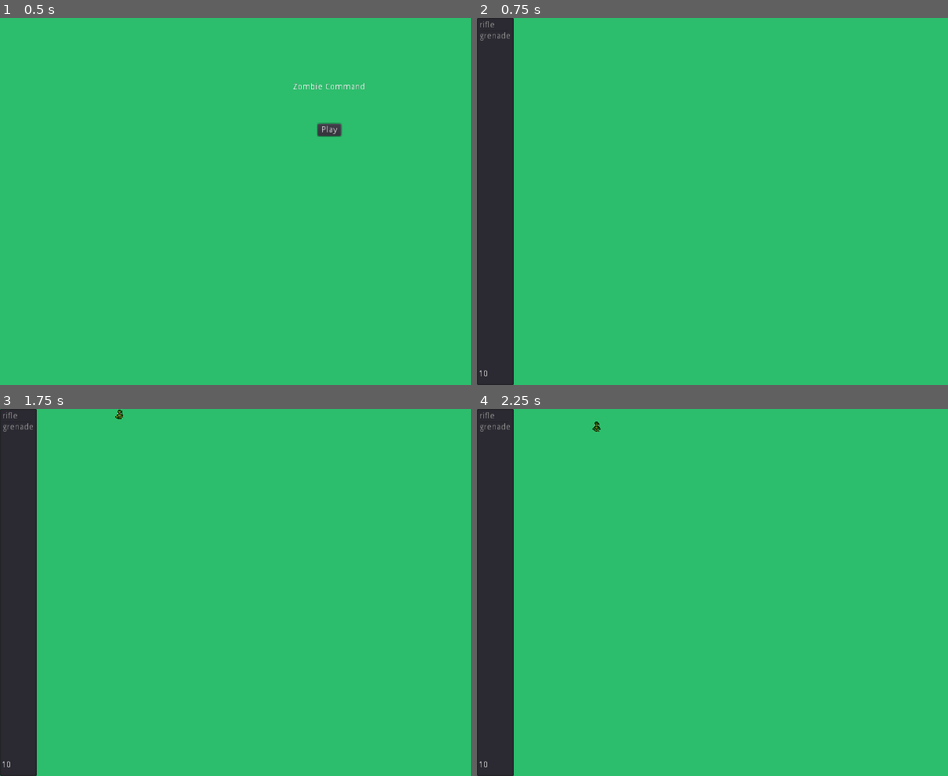
Above: before the commit, frames 1-4 (two rows, left to right).
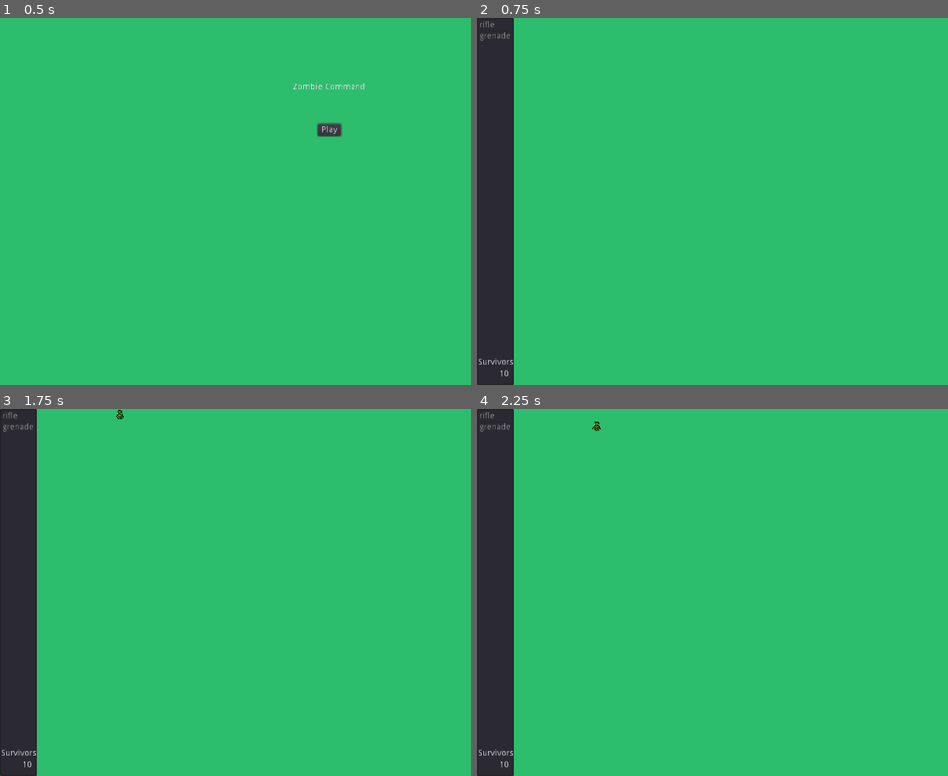
Above: after the commit, the same moments.

Repository: StarboySean/ZombieCommand
Game: Godot game, scene res://Source/Main.tscn
Same seed, same stepped clock (60 frames per second), same inputs: the game is played once before the commit and once after it. Sound files missing from this copy of the repository are replaced by a short silence.
Inputs (mouse positions are in pixels of both pictures, inside the frame that each line leads up to):
- Up to frame 1 (0.5 s): no input
- Up to frame 2 (0.75 s): click "Play" at 0.5 s
- Up to frame 3 (1.75 s): tap Enter at 1.25 s; move the mouse to (452, 574) at 1.27 s; press the mouse at (452, 574) at 1.28 s
- Up to frame 4 (2.25 s): tap Space at 2 s; move the mouse to (665, 610) at 2.02 s; release the mouse at (665, 610) at 2.03 s; click (665, 610) at 2.1 s

Frame 1 is identical in both runs. In frame 2, less than 0.1% of the frame differs, in the area x 0-8%, y 92-98%; in frame 3, less than 0.1%; in frame 4, 0.1%, in the area x 0-27%, y 3-98%.

Commit message:
difficulty curve

Diff:
--- a/Source/BaseZombie.gd
+++ b/Source/BaseZombie.gd
@@ -45,5 +45,6 @@
 
 
 func _on_VisibilityNotifier2D_screen_exited():
-	emit_signal("win")
+	if alive:
+		emit_signal("win")
 	queue_free()
--- a/Source/BaseZombie.tscn
+++ b/Source/BaseZombie.tscn
@@ -37,6 +37,7 @@
 [node name="AnimatedSprite" type="AnimatedSprite" parent="."]
 frames = SubResource( 5 )
 animation = "Walk"
+frame = 2
 playing = true
 
 [node name="CollisionShape2D" type="CollisionShape2D" parent="."]
--- a/Source/Game.gd
+++ b/Source/Game.gd
@@ -3,13 +3,14 @@
 export var starting_lives := 10
 var Zombie0 = preload("res://Source/Zombie-0.tscn")
 func _ready():
-	 $Lives.text = str(starting_lives)
+	 $SurvivorCount.text = str(starting_lives)
 
 func _on_Spawner_timeout():
 	var zombie0 = Zombie0.instance()
 	zombie0.offset = $Weapons.rect_size.x
 	zombie0.connect("win", self, "_on_zombie_win")
 	add_child(zombie0)
+	$Spawner.wait_time *= 0.99
 
 
 func _on_Weapons_rifle(at):
@@ -21,6 +22,8 @@
 	$Rifle/AudioStreamPlayer.play()
 
 func _on_zombie_win():
-	var lives := int($Lives.text)
+	var lives := int($SurvivorCount.text)
 	lives -= 1
-	$Lives.text = str(lives)
+	$SurvivorCount.text = str(lives)
+	if not lives:
+		get_tree().change_scene("res://Source/GameOver.tscn")
--- a/Source/Game.tscn
+++ b/Source/Game.tscn
@@ -20,11 +20,23 @@
 [node name="AudioStreamPlayer" type="AudioStreamPlayer" parent="Rifle"]
 stream = ExtResource( 3 )
 
-[node name="Lives" type="Label" parent="."]
-margin_left = 2.11894
+[node name="SurvivorCount" type="Label" parent="."]
+margin_left = 12.7136
 margin_top = 575.289
-margin_right = 42.1189
+margin_right = 52.7135
 margin_bottom = 589.289
+text = "10"
+align = 2
+__meta__ = {
+"_edit_use_anchors_": false
+}
+
+[node name="Survivors" type="Label" parent="."]
+margin_left = 2.11893
+margin_top = 556.218
+margin_right = 60.1189
+margin_bottom = 570.218
+text = "Survivors"
 __meta__ = {
 "_edit_use_anchors_": false
 }
--- /dev/null
+++ b/Source/GameOver.gd
@@ -0,0 +1,20 @@
+extends Node2D
+
+
+# Declare member variables here. Examples:
+# var a = 2
+# var b = "text"
+
+
+# Called when the node enters the scene tree for the first time.
+func _ready():
+	pass # Replace with function body.
+
+
+# Called every frame. 'delta' is the elapsed time since the previous frame.
+#func _process(delta):
+#	pass
+
+
+func _on_Button_pressed():
+	get_tree().change_scene("res://Source/Game.tscn")
--- /dev/null
+++ b/Source/GameOver.tscn
@@ -0,0 +1,28 @@
+[gd_scene load_steps=2 format=2]
+
+[ext_resource path="res://Source/GameOver.gd" type="Script" id=1]
+
+[node name="GameOver" type="Node2D"]
+script = ExtResource( 1 )
+
+[node name="Header" type="Label" parent="."]
+margin_left = 492.651
+margin_top = 126.076
+margin_right = 565.651
+margin_bottom = 140.076
+text = "Game Over"
+__meta__ = {
+"_edit_use_anchors_": false
+}
+
+[node name="Button" type="Button" parent="."]
+margin_left = 497.948
+margin_top = 146.206
+margin_right = 509.948
+margin_bottom = 166.206
+text = "Play Again"
+__meta__ = {
+"_edit_use_anchors_": false
+}
+
+[connection signal="pressed" from="Button" to="." method="_on_Button_pressed"]
Not shown, added: Assets/explosions.zip
